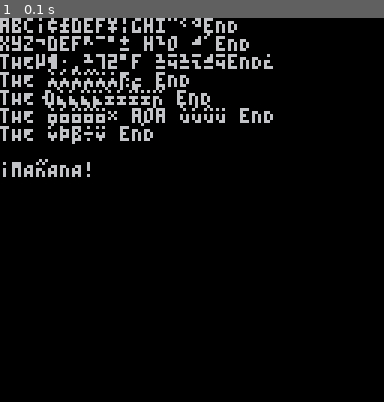
Above: before the commit, frame 1.
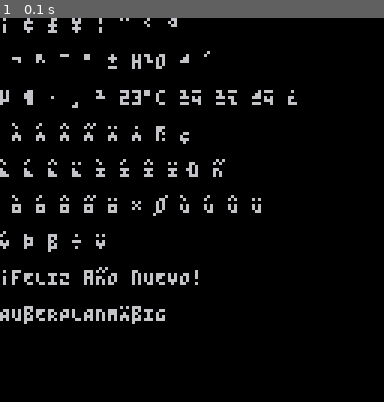
Above: after the commit, the same moment.

Repository: ChristopherDrum/status-line
Game: PICO-8 cartridge unicodish.p8
The game is run twice, just before and just after one commit, with the same random seed, the same clock (stepped at 60 frames per second) and the same inputs.
Inputs:
- Up to frame 1 (0.1 s): no input

The runs differ from the first frame. In frame 1, 9.8% of the frame differs, in the area x 0-78%, y 0-80%.

Commit message:
unicodish support continues

Diff:
--- a/ops.lua
+++ b/ops.lua
@@ -608,6 +608,13 @@
 end
 
 function _print_unicode(c)
+	if c <= 126 then
+		-- normal ascii, stop evaluation early
+	elseif c >= 161 and c <= 255 then
+		c += 1000 --append one-off char indicator
+	else
+		c = 63 --unknown, default to "?"
+	end
 	_print_char(c)
 end
 
--- a/unicodish.p8
+++ b/unicodish.p8
@@ -100,19 +100,26 @@
 uc[255] = "\|f\^:0005000507020000\|h\-c"
 
 cls()
-print("abc"..uc[161]..uc[162]..uc[163].."def"..uc[165]..uc[166].."ghi"..uc[168]..uc[169]..uc[170].."eND".."\|e")
-print("xyz"..uc[172].."def"..uc[174]..uc[175]..uc[176]..uc[177].." h"..uc[178].."o "..uc[179]..uc[180].."eND".."\|e")
-print("tHE"..uc[181]..uc[182]..uc[183]..uc[184]..uc[185].."72"..uc[176].."f "..uc[188]..uc[189]..uc[190].."eND"..uc[191].."\|e")
-print("tHE "..uc[192]..uc[193]..uc[194]..uc[195]..uc[196]..uc[197]..uc[198]..uc[199].." eND".."\|e")
-print("tHE "..uc[208]..uc[200]..uc[201]..uc[202]..uc[203]..uc[204]..uc[205]..uc[206]..uc[207]..uc[209].." eND".."\|e")
-print("tHE "..uc[210]..uc[211]..uc[212]..uc[213]..uc[214]..uc[215].." a"..uc[216].."a "..uc[217]..uc[218]..uc[219]..uc[220].." eND".."\|e")
-print("tHE "..uc[221]..uc[222]..uc[223]..uc[247]..uc[255].." eND".."\|e")
-print("\n"..uc[161].."mA"..uc[209].."ANA!".."\|e")
+cursor(0,0)
+print(uc[161].." "..uc[162].." "..uc[163].." "..uc[165].." "..uc[166].." "..uc[168].." "..uc[169].." "..uc[170].."\|e")
+print("")
+print(" "..uc[172].." "..uc[174].." "..uc[175].." "..uc[176].." "..uc[177].." h"..uc[178].."o "..uc[179].." "..uc[180].."\|e")
+print("")
+print(uc[181].." "..uc[182].." "..uc[183].." "..uc[184].." "..uc[185].." 23"..uc[176].."c "..uc[188].." "..uc[189].." "..uc[190].." "..uc[191].."\|e")
+print("")
+print(" "..uc[192].." "..uc[193].." "..uc[194].." "..uc[195].." "..uc[196].." "..uc[197].." "..uc[198].." "..uc[199].."\|e")
+print("")
 
-__gfx__
-00000000000000000000000000000000000000000000000000000000000000000000000000000000000000000000000000000000000000000000000000000000
-00000000000000000000000000000000000000000000000000000000000000000000000000000000000000000000000000000000000000000000000000000000
-00700700000000000000000000000000000000000000000000000000000000000000000000000000000000000000000000000000000000000000000000000000
-00077000000000000000000000000000000000000000000000000000000000000000000000000000000000000000000000000000000000000000000000000000
-00077000000000000000000000000000000000000000000000000000000000000000000000000000000000000000000000000000000000000000000000000000
-00700700000000000000000000000000000000000000000000000000000000000000000000000000000000000000000000000000000000000000000000000000
+print(uc[200].." "..uc[201].." "..uc[202].." "..uc[203].." "..uc[204].." "..uc[205].." "..uc[206].." "..uc[207].." "..uc[208].." "..uc[209].."\|e")
+print("")
+
+print(" "..uc[210].." "..uc[211].." "..uc[212].." "..uc[213].." "..uc[214].." "..uc[215].." "..uc[216].." "..uc[217].." "..uc[218].." "..uc[219].." "..uc[220].."\|e")
+print("")
+
+print(uc[221].." "..uc[222].." "..uc[223].." "..uc[247].." "..uc[255].."\|e")
+print("")
+
+print(uc[161].."fELIZ a"..uc[209].."O nUEVO!".."\|e")
+print("")
+print("AU"..uc[223].."ERPLANM"..uc[196]..uc[223].."IG".."\|e")
+print("")
